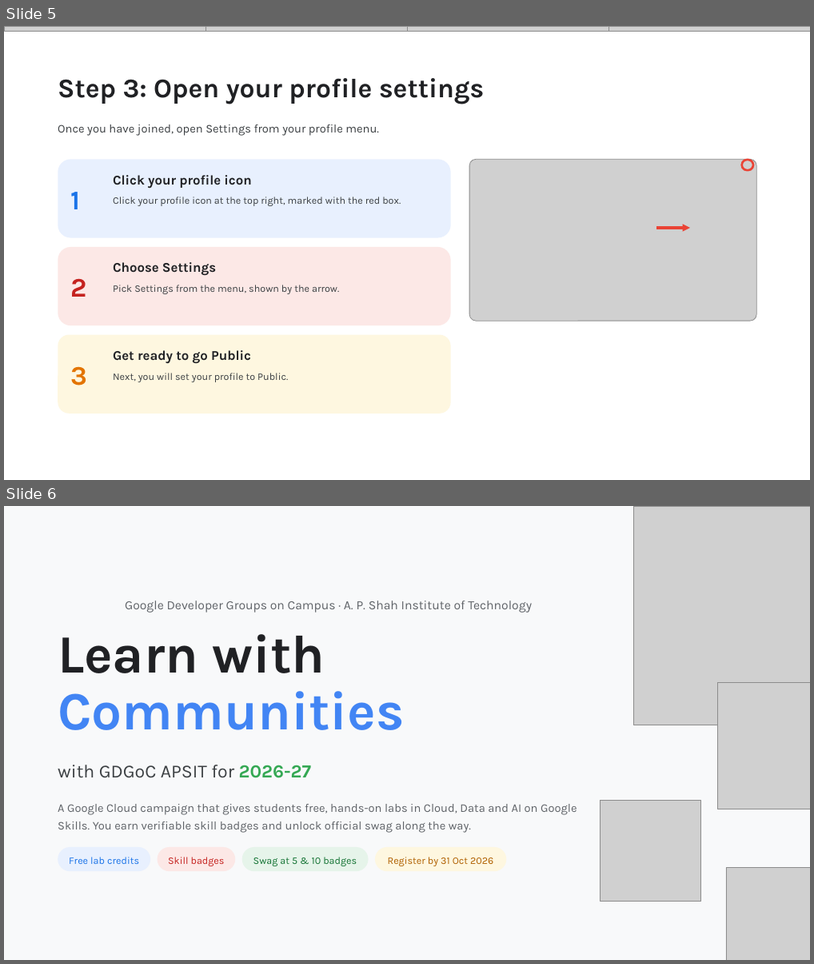
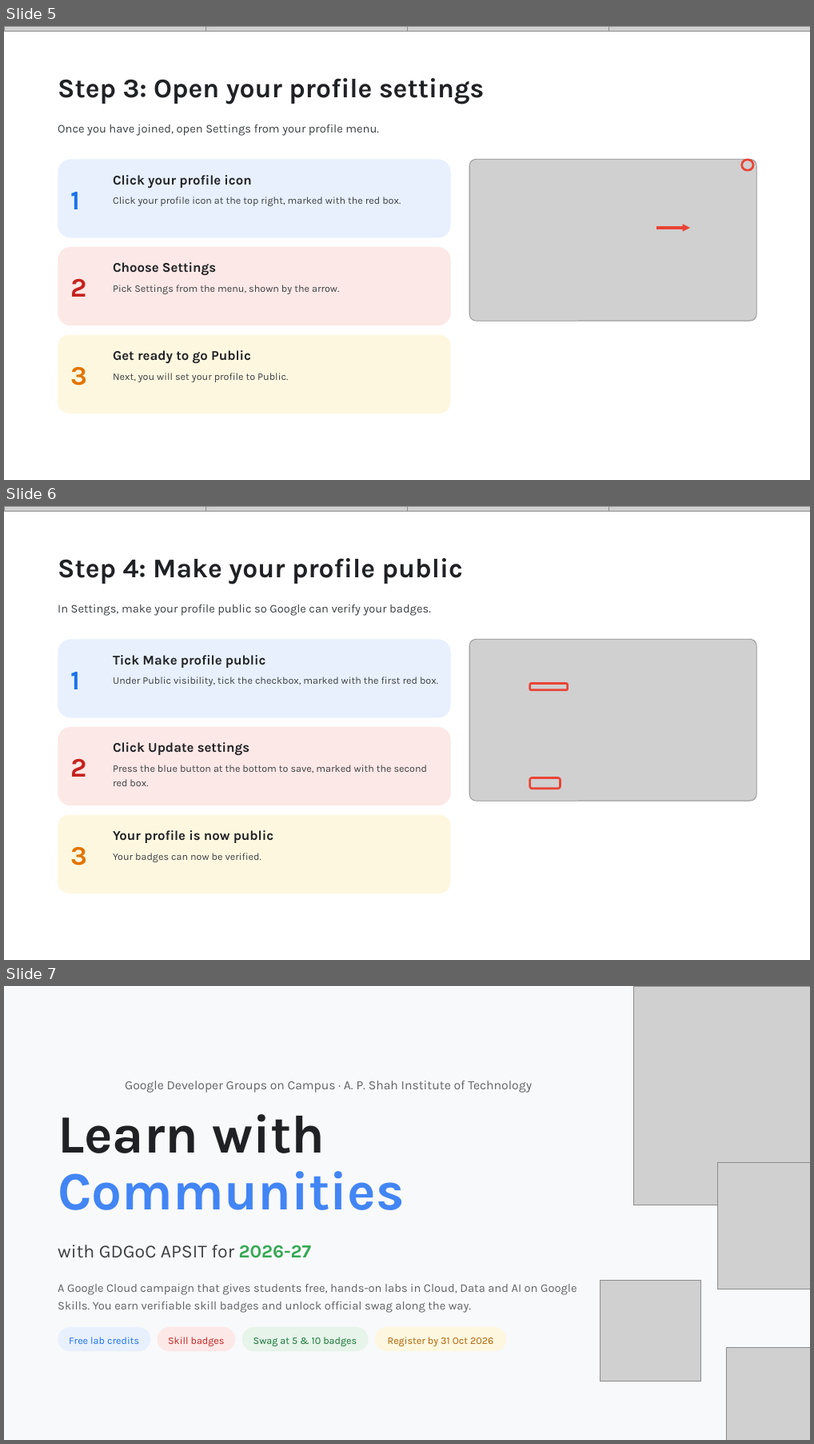
Before and after one commit to Viverun/Realism_Grade, a slide deck: Skill_Boost_Registration_Guide.pptx. Shown one above the other, each under a label of ours: slides 5 and 6 before the commit, slides 5, 6 and 7 after it. The pictures are 814x964 and 814x1444 pixels, drawn with LibreOffice and Linux fonts; fonts in the diff are those of the drawing; grey boxes stand for pictures; background and template pictures are left out. Boxes give left, top, right and bottom in pixels: in the first picture for what was removed or moved away, otherwise in the second. Text is boxed around its words. In the diff, an @@ line names an element or a change of style, - is before the commit and + after.

```diff
--- a/Skill_Boost_Registration_Guide.pptx
+++ b/Skill_Boost_Registration_Guide.pptx
@@ slide 6 added at (x1=4, y1=506, x2=810, y2=960), background #FFFFFF @@
@@ picture added at (x1=4, y1=506, x2=206, y2=511) @@
@@ picture added at (x1=206, y1=506, x2=407, y2=511) @@
@@ picture added at (x1=407, y1=506, x2=609, y2=511) @@
@@ picture added at (x1=609, y1=506, x2=810, y2=511) @@
@@ title added at (x1=58, y1=558, x2=463, y2=584), 32 pt, text #202124, bold @@
+Step 4: Make your profile public
@@ text added at (x1=58, y1=604, x2=431, y2=616), 14 pt, text #3C4043 @@
+In Settings, make your profile public so Google can verify your badges.
@@ rounded rectangle added at (x1=58, y1=639, x2=451, y2=718), fill #E8F0FE @@
@@ picture added at (x1=470, y1=639, x2=757, y2=800) @@
@@ text added at (x1=70, y1=672, x2=80, y2=689), 32 pt, text #1A73E8, bold @@
+1
@@ text added at (x1=113, y1=655, x2=266, y2=668), 16 pt, text #202124, bold @@
+Tick Make profile public
@@ text added at (x1=113, y1=676, x2=438, y2=686), 12 pt, text #3C4043 @@
+Under Public visibility, tick the checkbox, marked with the first red box.
@@ rounded rectangle added at (x1=530, y1=684, x2=568, y2=690), outline #EA4335 2.5 pt @@
@@ rounded rectangle added at (x1=58, y1=727, x2=451, y2=805), fill #FCE8E6 @@
@@ text added at (x1=113, y1=742, x2=250, y2=755), 16 pt, text #202124, bold @@
+Click Update settings
@@ text added at (x1=70, y1=758, x2=86, y2=776), 32 pt, text #C5221F, bold @@
+2
@@ text added at (x1=113, y1=764, x2=427, y2=786), 12 pt, text #3C4043 @@
+Press the blue button at the bottom to save, marked with the second red box.
@@ rounded rectangle added at (x1=530, y1=778, x2=561, y2=788), outline #EA4335 2.5 pt @@
@@ rounded rectangle added at (x1=58, y1=815, x2=451, y2=893), fill #FEF7E0 @@
@@ text added at (x1=113, y1=830, x2=274, y2=843), 16 pt, text #202124, bold @@
+Your profile is now public
@@ text added at (x1=70, y1=846, x2=87, y2=865), 32 pt, text #E37400, bold @@
+3
@@ text added at (x1=113, y1=852, x2=262, y2=862), 12 pt, text #3C4043 @@
+Your badges can now be verified.
@@ what was slide 6 is now slide 7 @@
```
